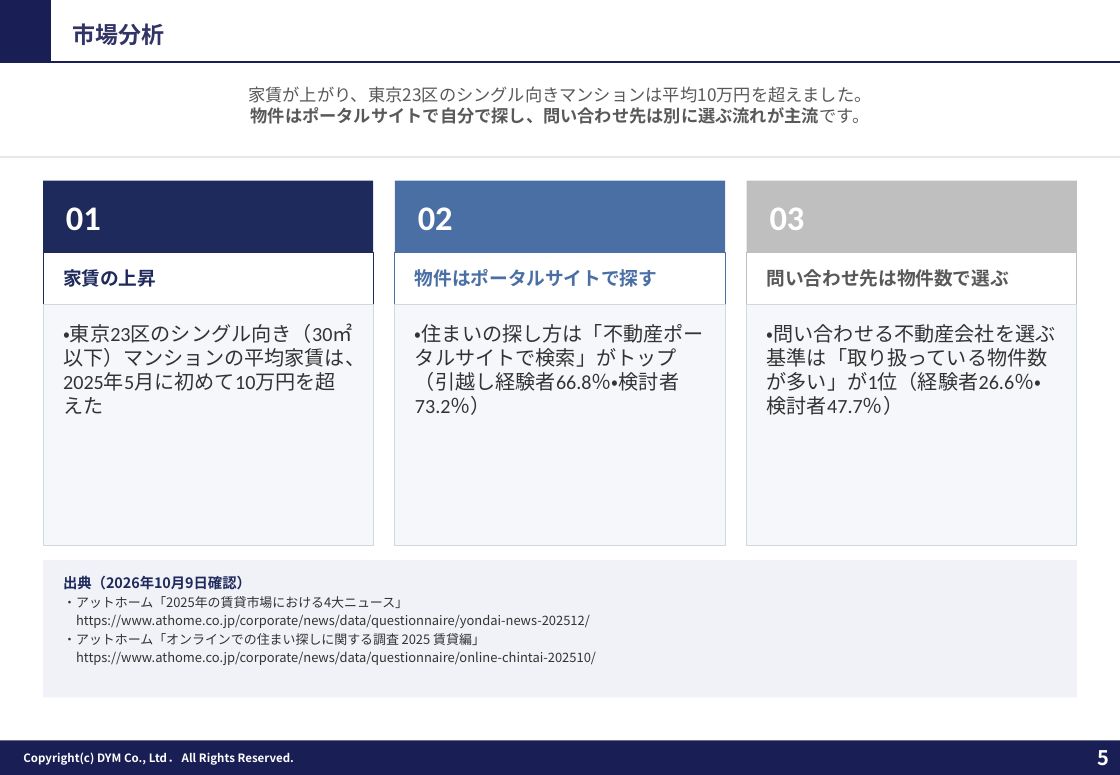
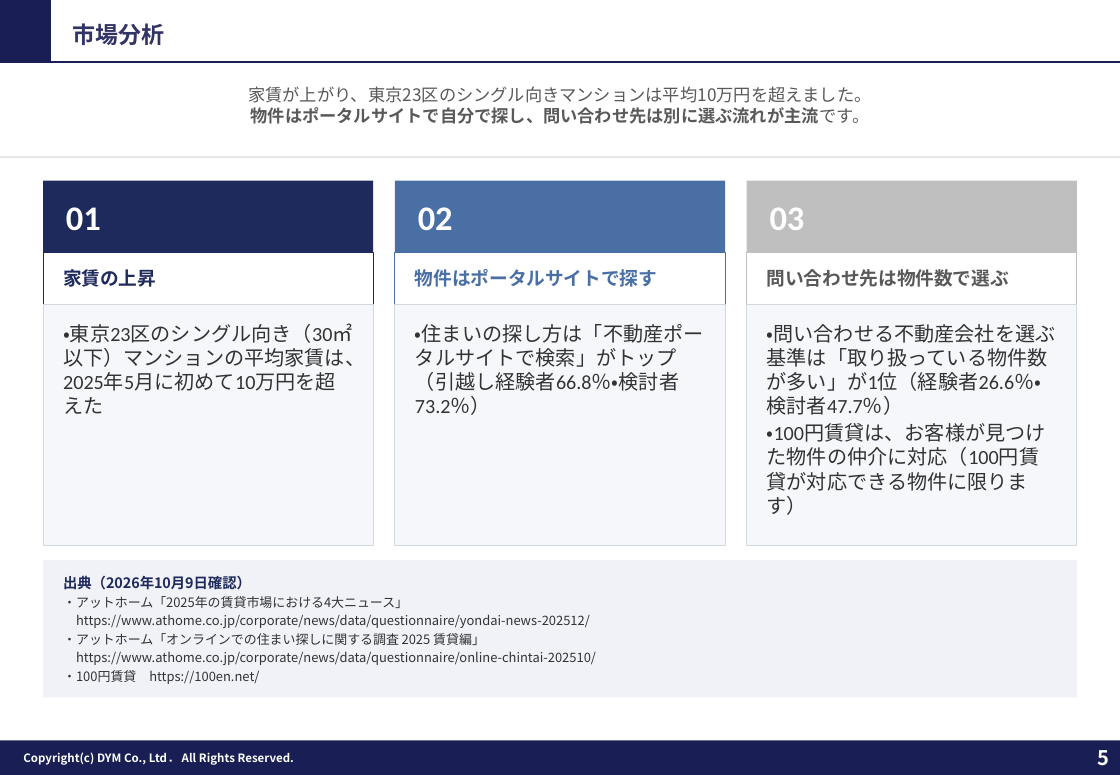
Before and after one commit to tonomura-r-dev/folder, a slide deck: slide 5 of 202609_株式会社あらうち御中_LINE公式アカウント運用のご提案_S1-17修正.pptx. Drawn at 1120x775 pixels with LibreOffice and Linux fonts; fonts in the diff are those of the drawing; background and template pictures are left out. Boxes give left, top, right and bottom in pixels: in the first picture for what was removed or moved away, otherwise in the second. Text is boxed around its words. In the diff, an @@ line names an element or a change of style, - is before the commit and + after.

```diff
--- a/202609_株式会社あらうち御中_LINE公式アカウント運用のご提案_S1-17修正.pptx
+++ b/202609_株式会社あらうち御中_LINE公式アカウント運用のご提案_S1-17修正.pptx
@@ text in rectangle at (x1=767, y1=423, x2=1046, y2=466): paragraph added @@
+・100円賃貸は、お客様が見つけた物件の仲介に対応（100円賃貸が対応できる物件に限ります）
@@ text in rectangle at (x1=63, y1=670, x2=259, y2=684): paragraph added @@
+・100円賃貸 https://100en.net/
```
Also in this commit, not shown: 10 other slides changed, 2 other files.
